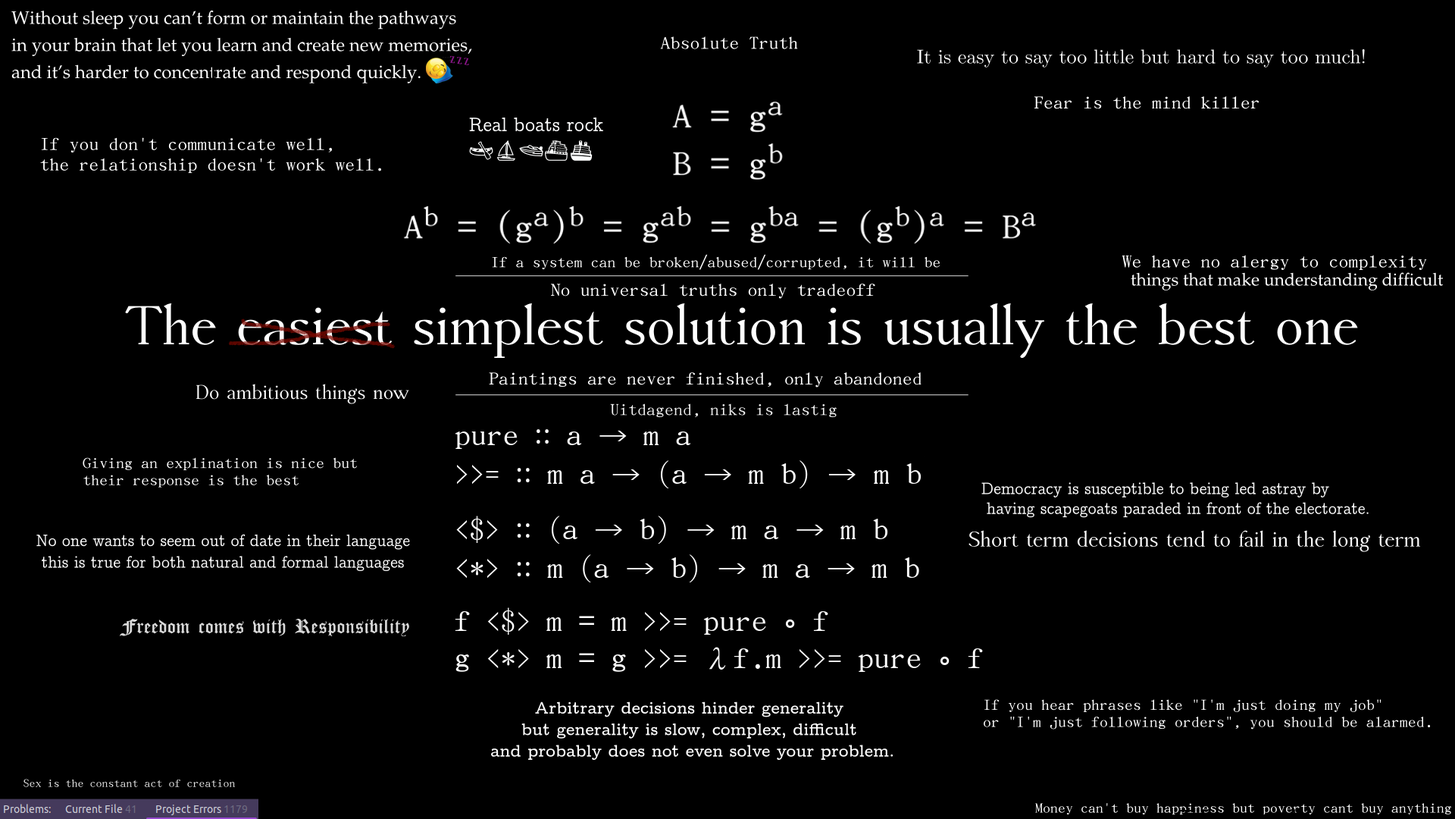
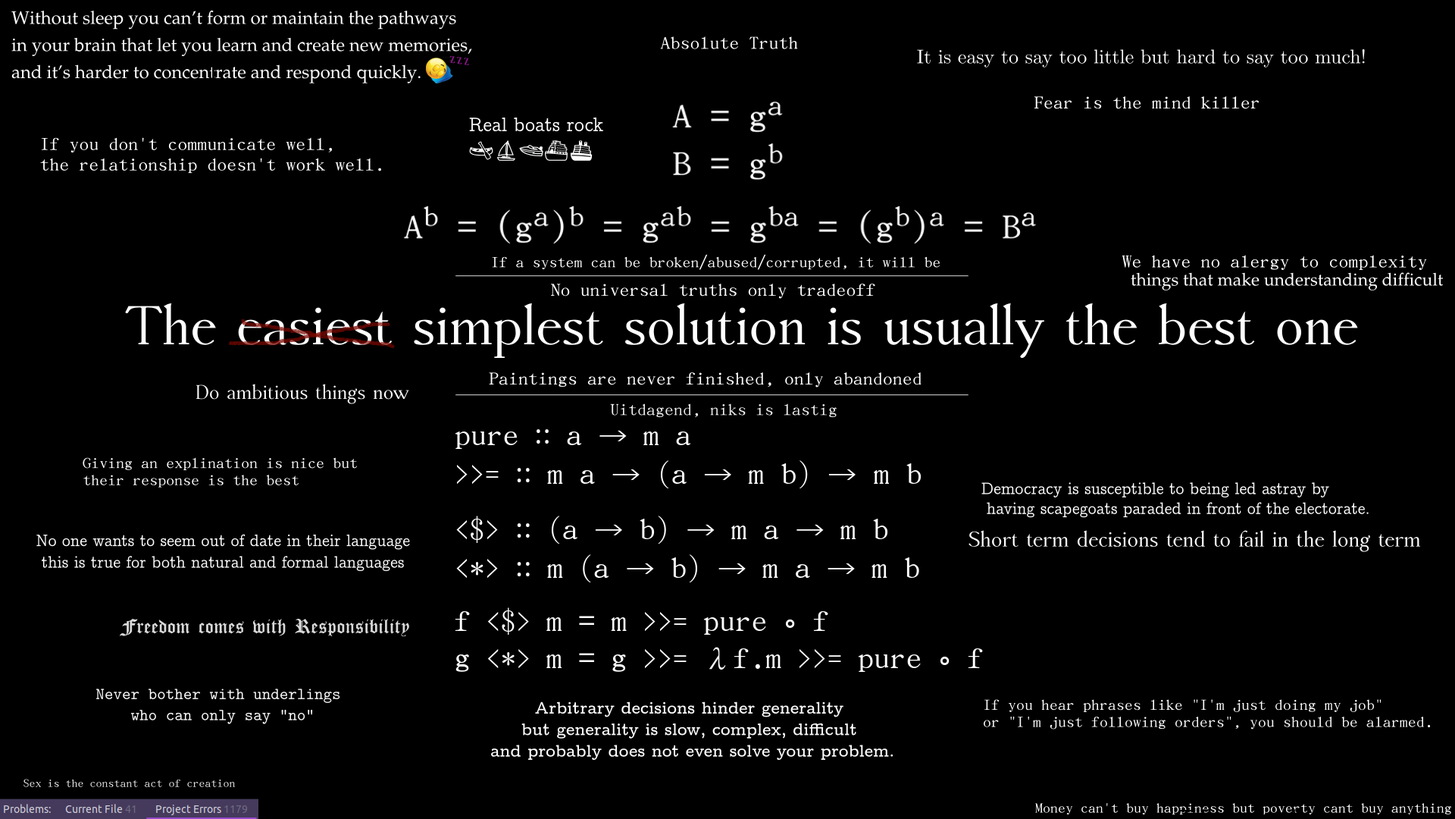
Comparing the layer stacks of the two 1455x819 images. Changes:
painted on "Tekenlaag 3 (geplakt)" over 194, 688, 341, 724
painted on "sleep + arbitrary hinders" over 95, 688, 341, 724
painted on "background" over 95, 688, 341, 724
